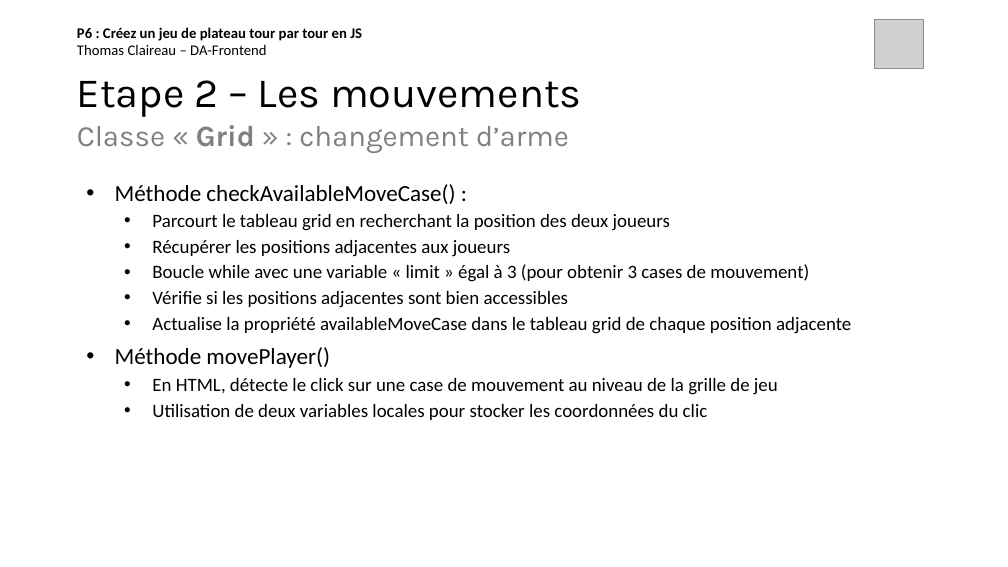
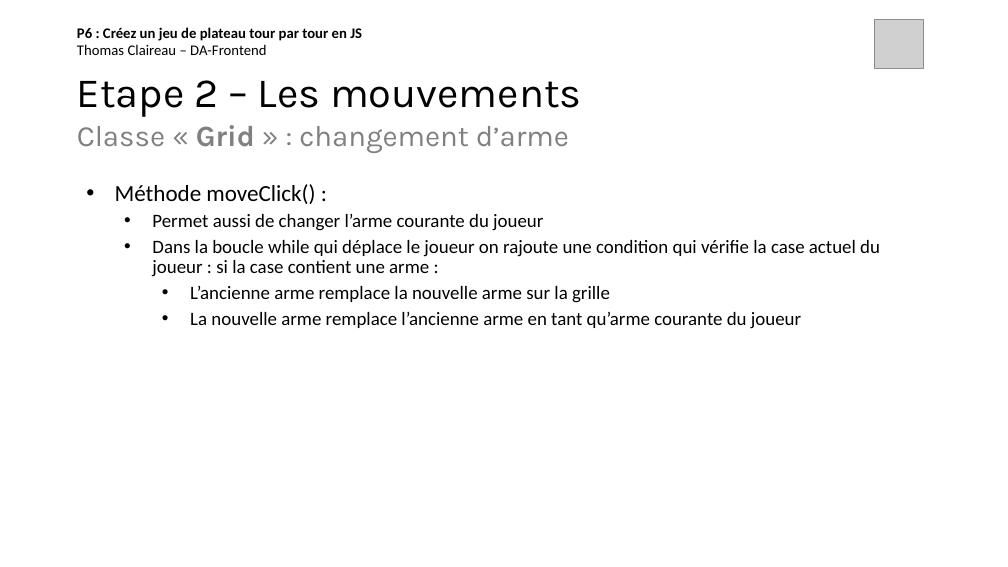
Before and after one commit to thomas-claireau/P6-Openclassrooms, a slide deck: slide 11 of Présentation P6 - OpenClassrooms.pptx. Drawn at 1008x567 pixels with LibreOffice and Linux fonts; fonts in the diff are those of the drawing; grey boxes stand for pictures. Boxes give left, top, right and bottom in pixels: in the first picture for what was removed or moved away, otherwise in the second. Text is boxed around its words. In the diff, an @@ line names an element or a change of style, - is before the commit and + after.

Commit message:
powerpoint done

```diff
--- a/Présentation P6 - OpenClassrooms.pptx
+++ b/Présentation P6 - OpenClassrooms.pptx
@@ text at [115,184,880,329]: text changed @@
-• Méthode checkAvailableMoveCase() :
-  • Parcourt le tableau grid en recherchant la position des deux joueurs
-  • Récupérer les positions adjacentes aux joueurs
-  • Boucle while avec une variable « limit » égal à 3 (pour obtenir 3 cases de mouvement)
-  • Vérifie si les positions adjacentes sont bien accessibles
-  • Actualise la propriété availableMoveCase dans le tableau grid de chaque position adjacente
-• Méthode movePlayer()
-  • En HTML, détecte le click sur une case de mouvement au niveau de la grille de jeu
-  • Utilisation de deux variables locales pour stocker les coordonnées du clic
+• Méthode moveClick() :
+  • Permet aussi de changer l’arme courante du joueur
+  • Dans la boucle while qui déplace le joueur on rajoute une condition qui vérifie la case actuel du joueur : si la case contient une arme :
+    • L’ancienne arme remplace la nouvelle arme sur la grille
+    • La nouvelle arme remplace l’ancienne arme en tant qu’arme courante du joueur
```
Also in this commit, not shown: 3 other slides changed.
